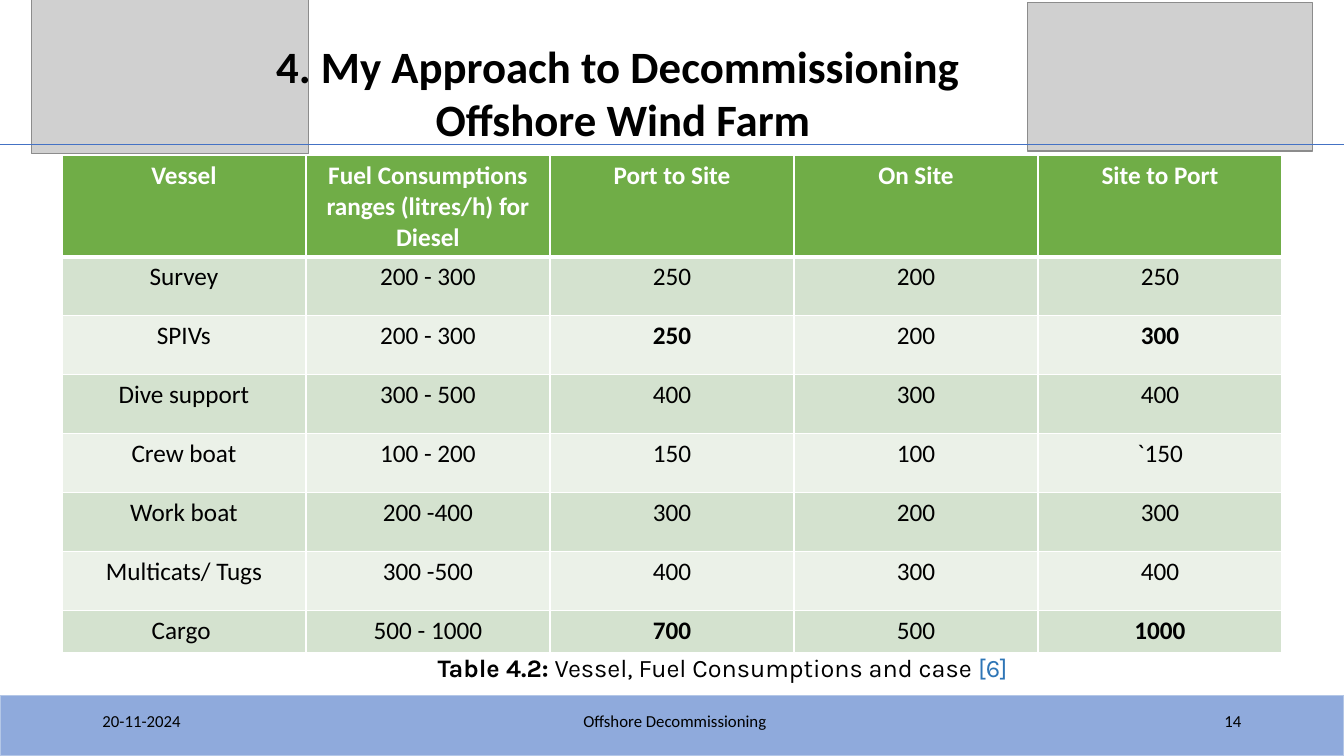
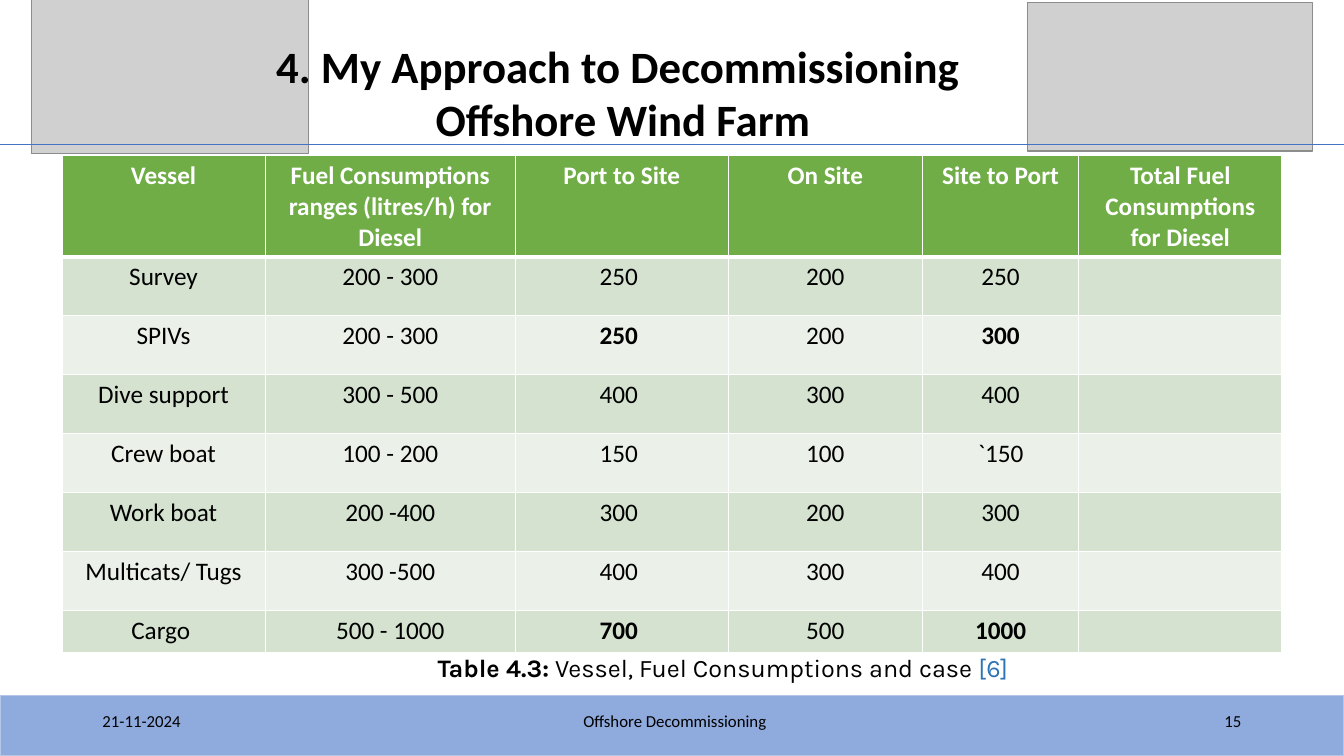
Before and after one commit to KSoni1505/Fraunhofer_IWES_Interview_Task_Offshore-Decommissioning, a slide deck: slide 15 of IWES/IWES_Task.pptx (slide 14 before the commit). Drawn at 1344x756 pixels with LibreOffice and Linux fonts; fonts in the diff are those of the drawing; grey boxes stand for pictures. Boxes give left, top, right and bottom in pixels: in the first picture for what was removed or moved away, otherwise in the second. Text is boxed around its words. In the diff, an @@ line names an element or a change of style, - is before the commit and + after.

Commit message:
Update

```diff
--- a/IWES/IWES_Task.pptx
+++ b/IWES/IWES_Task.pptx
@@ table at (62,156,1282,652) @@
+column 6: Total Fuel Consumptions for Diesel |  |  |  |  |  |  | 
@@ text at (438,658,1008,683): text changed @@
-Table 4.2: Vessel, Fuel Consumptions and case [6]
+Table 4.3: Vessel, Fuel Consumptions and case [6]
@@ text at (102,716,180,727): text changed @@
-20-11-2024
+21-11-2024
@@ page number at (1224,716,1241,727): text changed @@
-14
+15
```
Also in this commit, not shown: 21 other slides changed.
